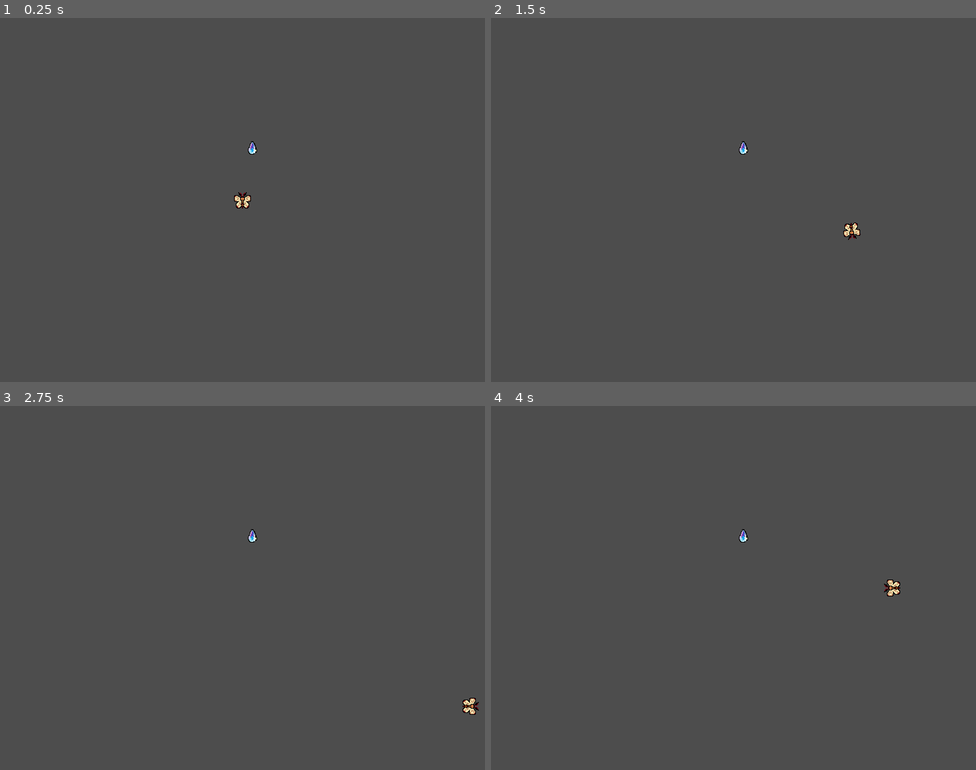
Above: before the commit, frames 1-4 (two rows, left to right).
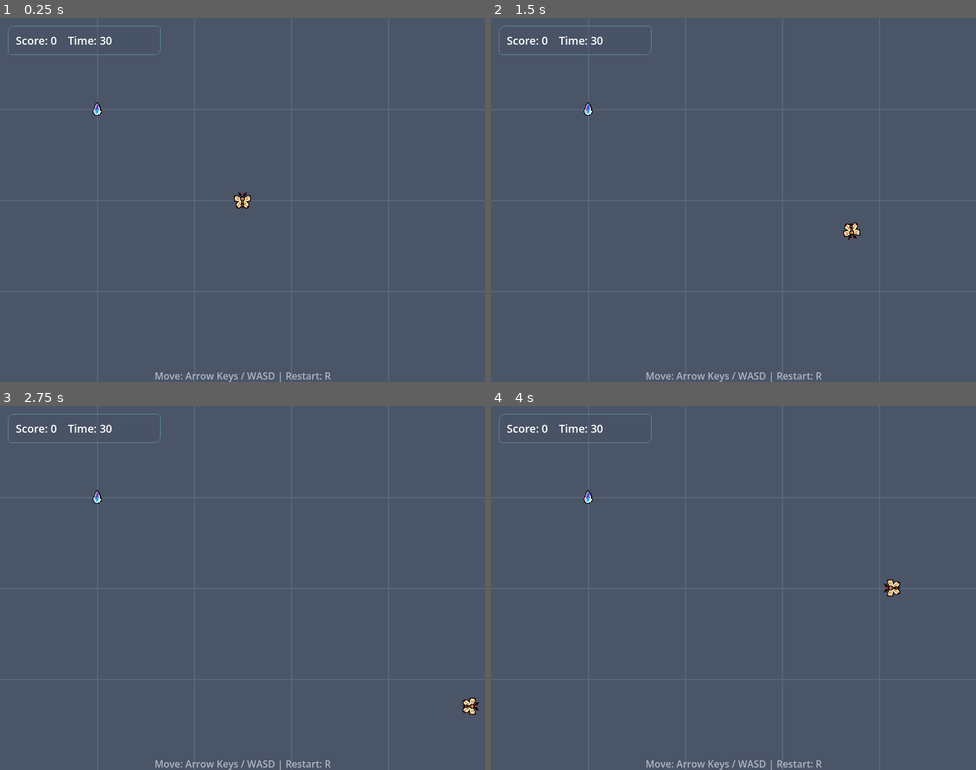
Above: after the commit, the same moments.

Repository: Leusin/practice-godot-coin-collect
Game: Godot game, scene res://scenes/main.tscn
Same seed, same stepped clock (60 frames per second), same inputs: the game is played once before the commit and once after it.
Inputs:
- Up to frame 1 (0.25 s): no input
- Up to frame 2 (1.5 s): tap Enter at 0.5 s; hold Right (move_right) 0.53-1.28 s; hold Down (move_down) from 1.28 s (still down)
- Up to frame 3 (2.75 s): release Down (move_down) at 2.03 s; hold Right (move_right) from 2.03 s (still down)
- Up to frame 4 (4 s): release Right (move_right) at 2.78 s; hold Up (move_up) 2.78-3.53 s; hold Left (move_left) from 3.53 s (still down)

The runs differ from the first frame. In frame 1, 100% of the frame differs, in the area x 0-100%, y 0-100%; in frame 2, 100%; in frame 3, 100%; in frame 4, 100%.

Commit message:
feat: 배경 추가, 오디오 소스 추가

Diff:
--- a/scenes/main.tscn
+++ b/scenes/main.tscn
@@ -1,12 +1,76 @@
 [gd_scene format=3 uid="uid://dwq8vfygbhb0w"]
 
 [ext_resource type="PackedScene" uid="uid://dlyrjv71sno0t" path="res://scenes/player.tscn" id="1_o5qli"]
+[ext_resource type="PackedScene" uid="uid://q7xd6tdfixfd" path="res://scenes/ui/hud.tscn" id="1_sugp2"]
 [ext_resource type="PackedScene" uid="uid://bga8jhf4hiohc" path="res://scenes/coin.tscn" id="2_0wfyh"]
+[ext_resource type="AudioStream" uid="uid://lu2vwfwe5ew2" path="res://assets/audio/pickup.wav" id="3_tbgi4"]
+[ext_resource type="AudioStream" uid="uid://cbvw17xyl3sc4" path="res://assets/audio/game_over.wav" id="4_tefeu"]
 
 [node name="Main" type="Node2D" unique_id=1207009173]
+
+[node name="Background" type="ColorRect" parent="." unique_id=1264538132]
+offset_right = 800.0
+offset_bottom = 600.0
+color = Color(0.29337206, 0.33183005, 0.4100209, 1)
+
+[node name="GridLineV1" type="ColorRect" parent="." unique_id=918711570]
+offset_top = 150.0
+offset_right = 800.0
+offset_bottom = 152.0
+color = Color(0.3491902, 0.39588127, 0.47427702, 1)
+
+[node name="GridLineV2" type="ColorRect" parent="." unique_id=1221958832]
+offset_top = 300.0
+offset_right = 800.0
+offset_bottom = 302.0
+color = Color(0.3491902, 0.39588127, 0.47427702, 1)
+
+[node name="GridLineV3" type="ColorRect" parent="." unique_id=1511935502]
+offset_top = 450.0
+offset_right = 800.0
+offset_bottom = 452.0
+color = Color(0.3491902, 0.39588127, 0.47427702, 1)
+
+[node name="GridLineV4" type="ColorRect" parent="." unique_id=802608684]
+offset_left = 160.0
+offset_right = 162.0
+offset_bottom = 600.0
+color = Color(0.3491902, 0.39588127, 0.47427702, 1)
+
+[node name="GridLineV5" type="ColorRect" parent="." unique_id=525752524]
+offset_left = 320.0
+offset_right = 322.0
+offset_bottom = 600.0
+color = Color(0.3491902, 0.39588127, 0.47427702, 1)
+
+[node name="GridLineV6" type="ColorRect" parent="." unique_id=604114985]
+offset_left = 480.0
+offset_right = 482.0
+offset_bottom = 600.0
+color = Color(0.3491902, 0.39588127, 0.47427702, 1)
+
+[node name="GridLineV7" type="ColorRect" parent="." unique_id=954049517]
+offset_left = 640.0
+offset_right = 642.0
+offset_bottom = 600.0
+color = Color(0.3491902, 0.39588127, 0.47427702, 1)
 
 [node name="Player" parent="." unique_id=822872186 instance=ExtResource("1_o5qli")]
 position = Vector2(400, 300)
 
 [node name="Coin" parent="." unique_id=780662978 instance=ExtResource("2_0wfyh")]
-position = Vector2(416, 214)
+position = Vector2(160, 150)
+
+[node name="GameTimer" type="Timer" parent="." unique_id=475213054]
+wait_time = 30.0
+one_shot = true
+
+[node name="PickupAudio" type="AudioStreamPlayer2D" parent="." unique_id=909085622]
+stream = ExtResource("3_tbgi4")
+volume_db = -8.0
+
+[node name="GameOverAudio" type="AudioStreamPlayer2D" parent="." unique_id=833226734]
+stream = ExtResource("4_tefeu")
+volume_db = -10.0
+
+[node name="HUD" parent="." unique_id=1060010380 instance=ExtResource("1_sugp2")]
--- a/scenes/ui/hud.tscn
+++ b/scenes/ui/hud.tscn
@@ -1,4 +1,6 @@
 [gd_scene format=3 uid="uid://q7xd6tdfixfd"]
+
+[ext_resource type="Script" uid="uid://dfly6wyjo65im" path="res://scripts/hud.gd" id="1_0mwgc"]
 
 [sub_resource type="StyleBoxFlat" id="StyleBoxFlat_g4v7s"]
 bg_color = Color(0.2716998, 0.3133042, 0.38109186, 0.34)
@@ -14,6 +16,7 @@
 corner_radius_bottom_left = 5
 
 [node name="HUD" type="CanvasLayer" unique_id=1060010380]
+script = ExtResource("1_0mwgc")
 
 [node name="RootControl" type="Control" parent="." unique_id=261108430]
 layout_mode = 3
@@ -48,17 +51,7 @@
 theme_override_font_sizes/font_size = 18
 text = "Time: 30"
 
-[node name="ControlsHintLabel" type="Label" parent="RootControl" unique_id=386178769]
-layout_mode = 0
-offset_right = 800.0
-offset_bottom = 600.0
-offset_transform_pivot = Vector2(-2.215, 0)
-theme_override_colors/font_color = Color(0.91775256, 0.9452769, 0.9822071, 0.62)
-text = "Move: Arrow Keys / WASD | Restart: R"
-horizontal_alignment = 1
-vertical_alignment = 2
-
-[node name="ControlsHintLabel2" type="Label" parent="RootControl" unique_id=623374975]
+[node name="GameOverLabel" type="Label" parent="RootControl" unique_id=623374975]
 visible = false
 layout_mode = 1
 offset_right = 800.0
@@ -69,3 +62,13 @@
 text = "Game Over"
 horizontal_alignment = 1
 vertical_alignment = 1
+
+[node name="ControlsHintLabel" type="Label" parent="RootControl" unique_id=386178769]
+layout_mode = 0
+offset_right = 800.0
+offset_bottom = 600.0
+offset_transform_pivot = Vector2(-2.215, 0)
+theme_override_colors/font_color = Color(0.91775256, 0.9452769, 0.9822071, 0.62)
+text = "Move: Arrow Keys / WASD | Restart: R"
+horizontal_alignment = 1
+vertical_alignment = 2
--- /dev/null
+++ b/scripts/hud.gd
@@ -0,0 +1,48 @@
+class_name HUD
+extends CanvasLayer
+
+# 라벨 노드 가져오기
+@onready var score_label: Label = $RootControl/TopPanel/Stats/ScoreLabel
+@onready var time_label: Label = $RootControl/TopPanel/Stats/TimeLabel
+@onready var controls_hint_label: Label = $RootControl/ControlsHintLabel
+@onready var game_over_label: Label = $RootControl/GameOverLabel
+
+# 점수 애니메이션 변수
+var score_tween: Tween
+
+func reset(start_time: float) -> void:
+	if score_tween:
+		score_tween.kill()
+
+	score_label.scale = Vector2.ONE
+	update_score(0)
+	update_time(start_time)
+	controls_hint_label.show()
+	game_over_label.hide()
+
+
+func update_score(score: int) -> void:
+	score_label.text = "Score: %d" % score
+
+
+func update_time(time_left: float) -> void:
+	time_label.text = "Time: %d" % ceili(time_left)
+
+
+func hide_controls_hint() -> void:
+	controls_hint_label.hide()
+
+
+func show_game_over(final_score: int) -> void:
+	var message := "Game Over\nFinal Score: %d\nPress R to Restart"
+	game_over_label.text = message % final_score
+	game_over_label.show()
+
+
+func play_score_feedback() -> void:
+	if score_tween:
+		score_tween.kill()
+
+	score_label.scale = Vector2(1.15, 1.15)
+	score_tween = create_tween()
+	score_tween.tween_property(score_label, "scale", Vector2.ONE, 0.12)
Not shown, added: assets/audio/game_over.wav.import
Not shown, added: assets/audio/pickup.wav.import
Not shown, added: scripts/hud.gd.uid
Not shown, added: assets/audio/game_over.wav
Not shown, added: assets/audio/pickup.wav
